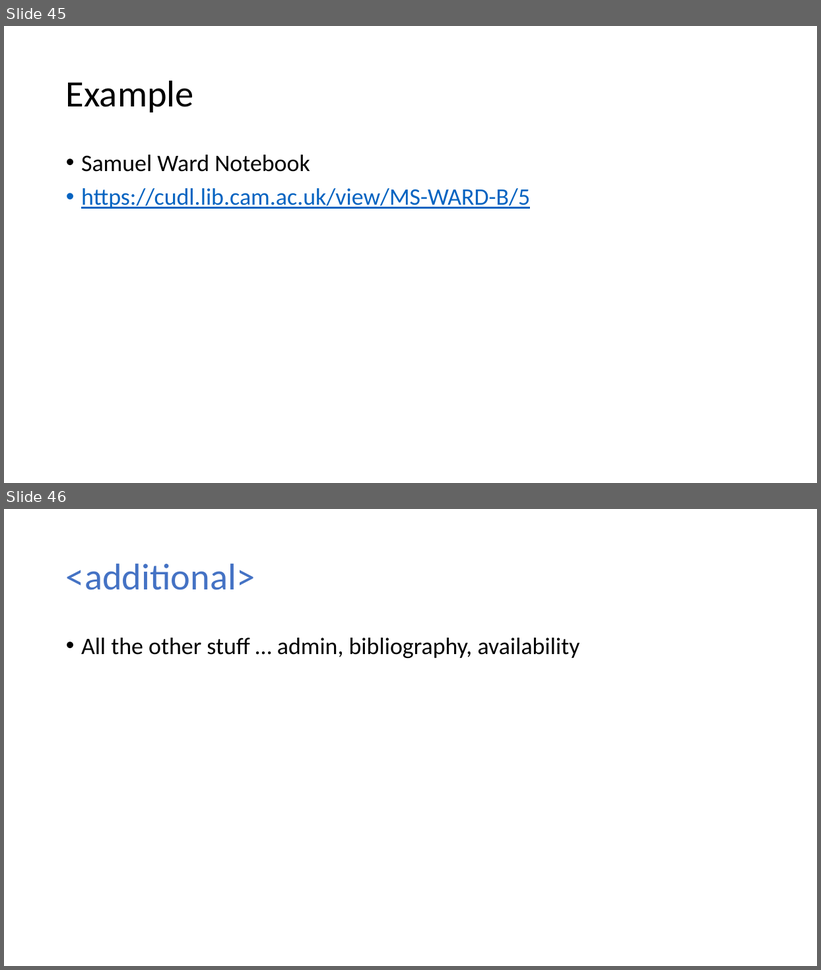
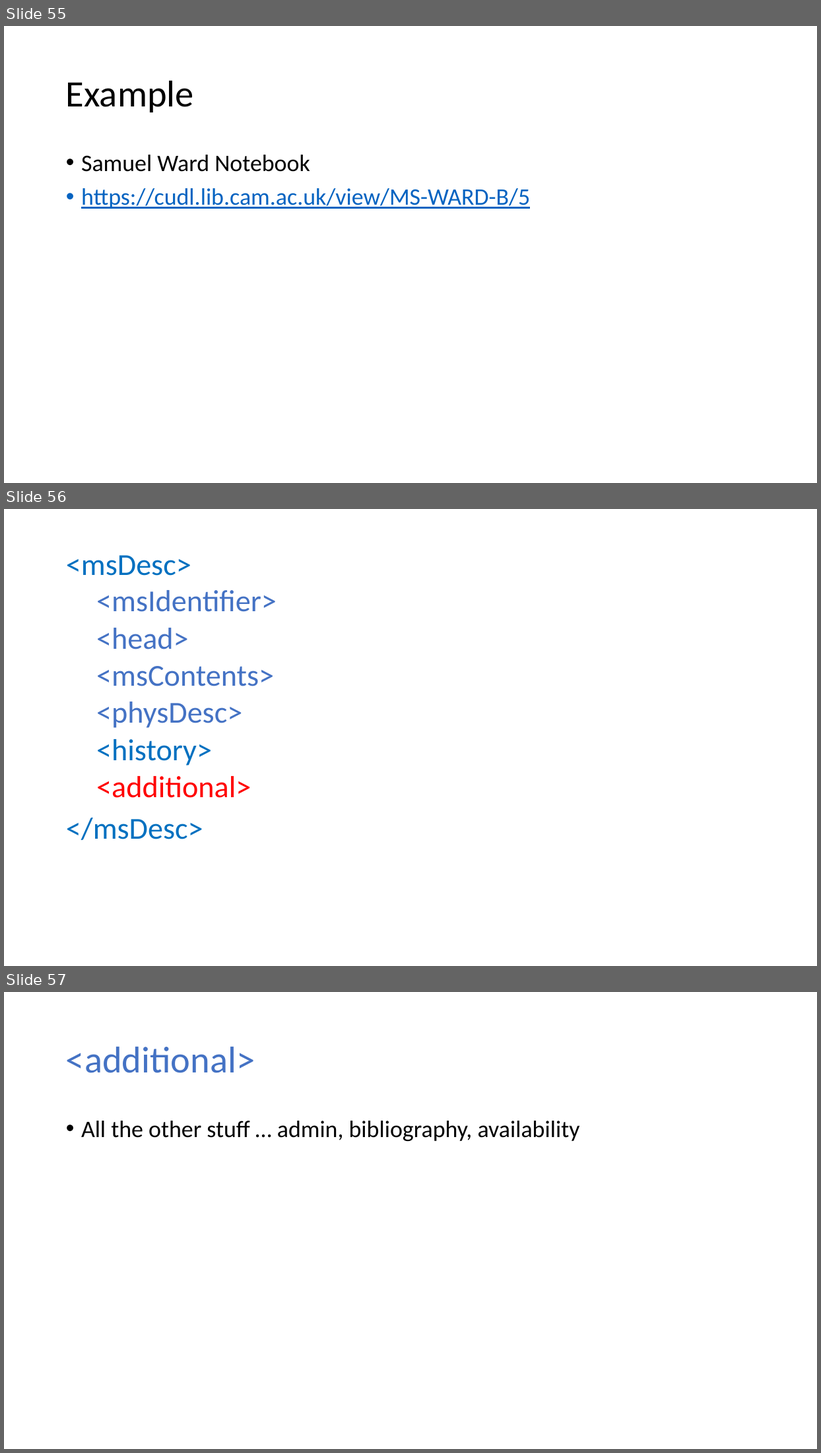
Before and after one commit to eifionjones/dhoxss-2017, a slide deck: dhoxss-2017-msDesc-jones.pptx. Shown one above the other, each under a label of ours: slides 45 and 46 before the commit, slides 55, 56 and 57 after it. The pictures are 821x970 and 821x1453 pixels, drawn with LibreOffice and Linux fonts; fonts in the diff are those of the drawing. Boxes give left, top, right and bottom in pixels: in the first picture for what was removed or moved away, otherwise in the second. Text is boxed around its words. In the diff, an @@ line names an element or a change of style, - is before the commit and + after.

```diff
--- a/dhoxss-2017-msDesc-jones.pptx
+++ b/dhoxss-2017-msDesc-jones.pptx
@@ slide 56 added at bbox=[4, 509, 817, 966], background #FFFFFF @@
@@ text added at bbox=[66, 555, 277, 840], 36 pt, text #4472C4 @@
+<msDesc>
+  <msIdentifier>
+  <head>
+  <msContents>
+  <physDesc>
+  <history>
+  <additional>
+</msDesc>
@@ what was slide 45 is now slide 55 @@
@@ what was slide 46 is now slide 57 @@
```
Also in this commit, not shown: 3 slides changed, 10 other slides added, 2 other files.
